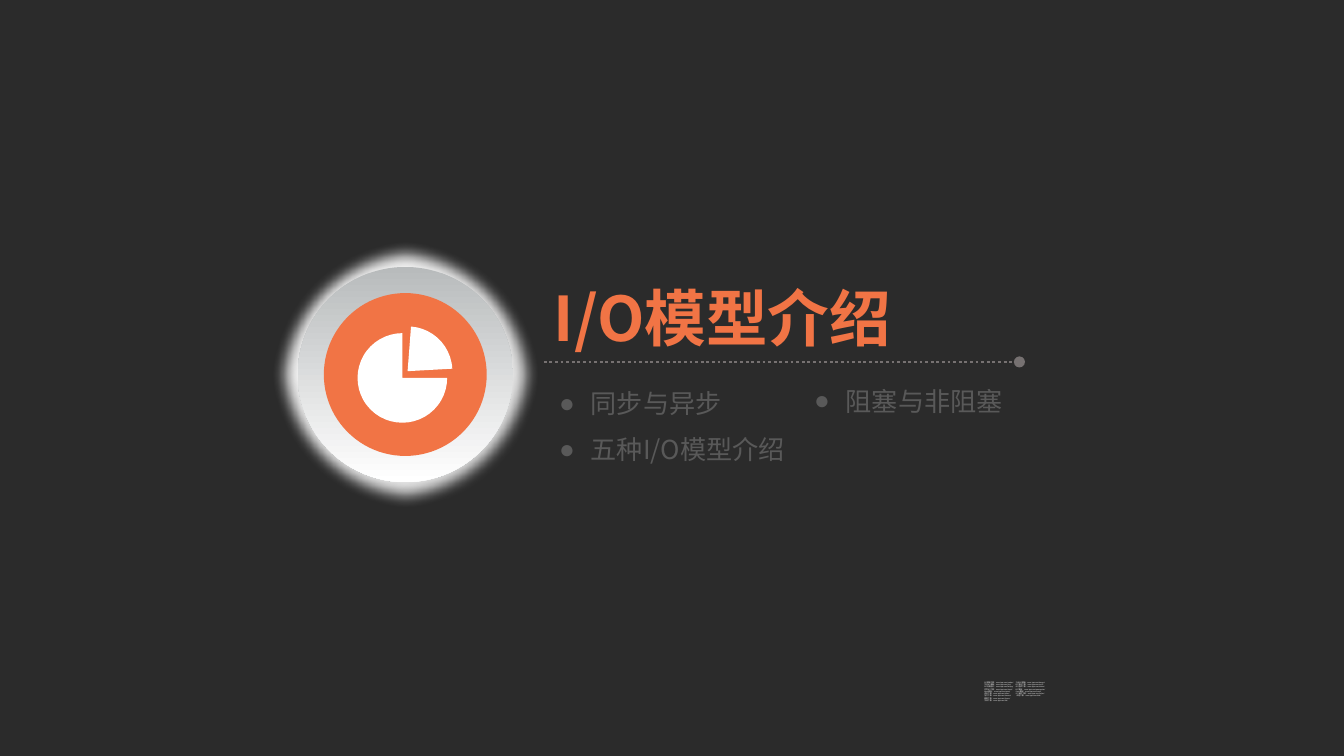
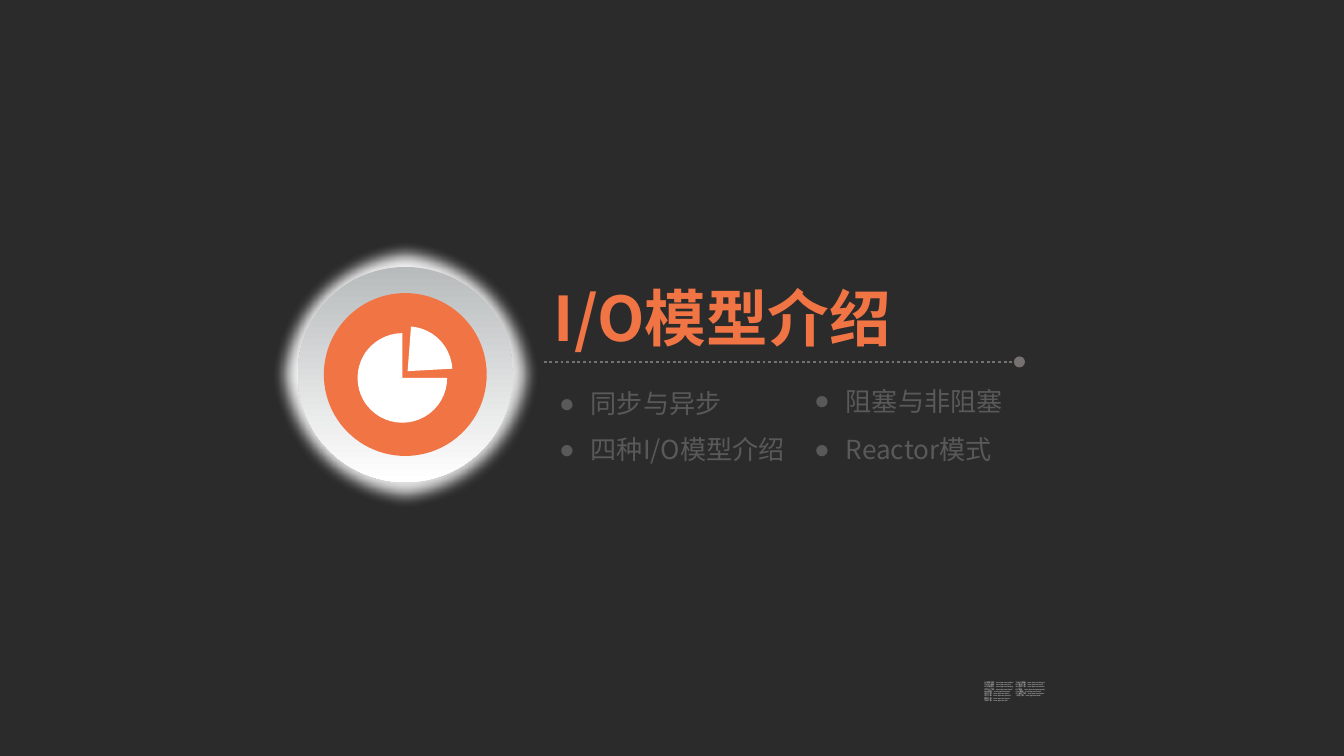
Before and after one commit to YeomanM/netty-demo, a slide deck: slide 9 of doc/IO模型基础及Netty入门.pptx. Drawn at 1344x756 pixels with LibreOffice and Linux fonts; fonts in the diff are those of the drawing; background and template pictures are left out; a plain dark background stands for a picture behind light text. Boxes give left, top, right and bottom in pixels: in the first picture for what was removed or moved away, otherwise in the second. Text is boxed around its words. In the diff, an @@ line names an element or a change of style, - is before the commit and + after.

```diff
--- a/doc/IO模型基础及Netty入门.pptx
+++ b/doc/IO模型基础及Netty入门.pptx
@@ text at [591,437,785,463]: text changed @@
-● 五种I/O模型介绍
+● 四种I/O模型介绍
@@ text added at [846,437,992,461], 14 pt, text #595959 @@
+● Reactor模式
```
Also in this commit, not shown: 5 other slides changed, 16 slides added, 40 slides removed, 1 other file.
